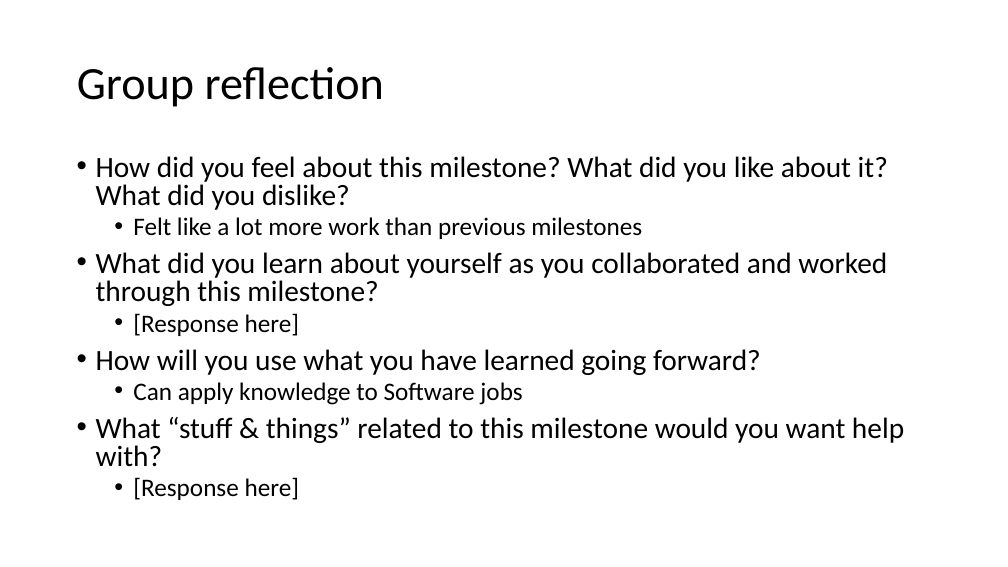
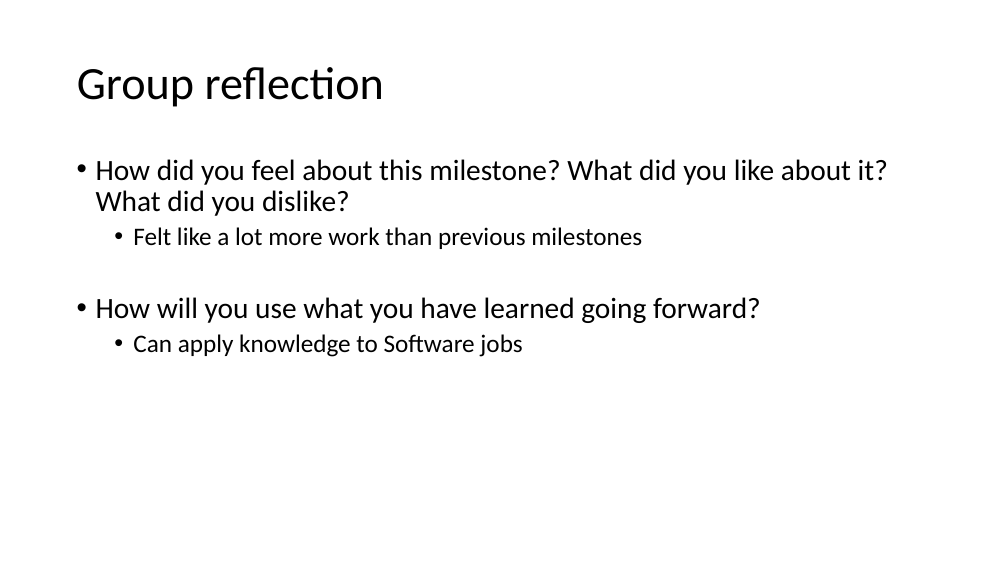
Before and after one commit to Konnie789/ENSE-470, a slide deck: slide 10 of Milestone 6/Milestone 6.ppt. Drawn at 1008x567 pixels with LibreOffice and Linux fonts; fonts in the diff are those of the drawing. Boxes give left, top, right and bottom in pixels: in the first picture for what was removed or moved away, otherwise in the second. Text is boxed around its words. In the diff, an @@ line names an element or a change of style, - is before the commit and + after.

```diff
--- a/Milestone 6/Milestone 6.ppt
+++ b/Milestone 6/Milestone 6.ppt
@@ text "How did you feel about ..." at (x1=96, y1=159, x2=888, y2=357): line spacing 0.8 to 0.9 @@
@@ text at (x1=96, y1=252, x2=887, y2=336): paragraphs removed @@
-• What did you learn about yourself as you collaborated and worked through this milestone?
-  • [Response here]
@@ text at (x1=96, y1=417, x2=904, y2=500): paragraphs removed @@
-• What “stuff & things” related to this milestone would you want help with?
-  • [Response here]
```
Also in this commit, not shown: 1 slide added, 1 slide removed.
